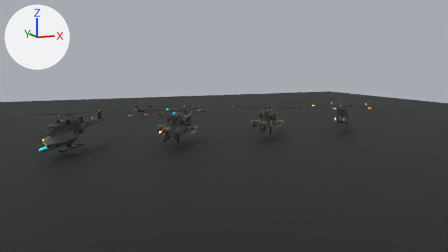
The Blender file Tools/PartForge/blend/Kit02.blend, before and after one commit.
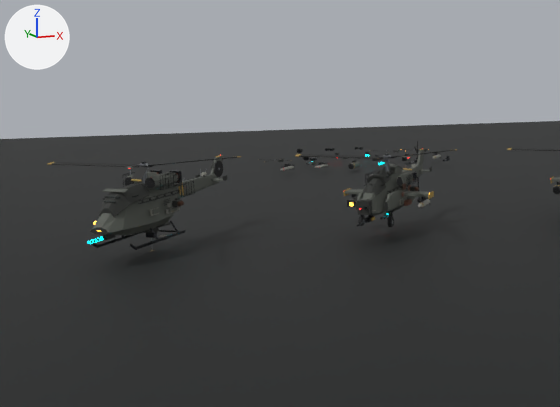
The first picture shows the older version from the file's camera 'PF Camera'. The close-ups show the older and then the newer version on the part from 0% to 57% of the width and 15% to 89% of the height of that picture. Only the edits that show in the close-ups are written down. The lights are fixed; the arrows at upper left show +X, +Y and +Z.

In view in the first close-up: 'PF Ground', 'Show_Assault', 'Show_Lifter', 'Show_Lifter_Nose0', 'Show_Lifter_Rotor0' and 14 more.
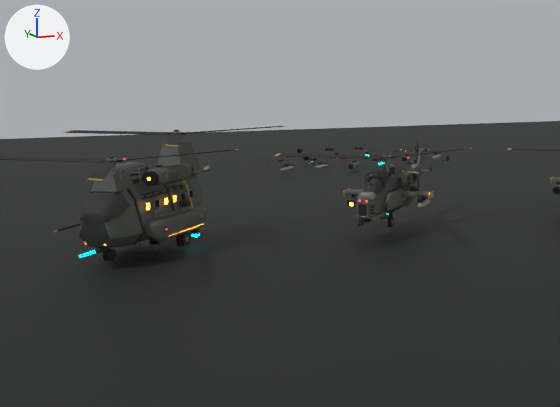
Changed parts and their boxes (x1, y1, x2, y2) in the close-ups (560 x 407 px; the box of a moved part takes in the faces that stretch with it):
```json
{"object": "Show_Lifter", "change": "reshaped", "before": [90, 155, 227, 250], "after": [53, 142, 210, 261], "on screen": "14% wider, 25% taller"}
{"object": "Show_Lifter_Rotor0", "change": "moved", "before": [47, 156, 241, 181], "after": [0, 149, 239, 181]}
{"object": "Show_Lifter_Rotor1", "change": "added", "after": [63, 126, 284, 147]}
{"object": "Show_Lifter_Nose0", "change": "moved", "before": [87, 235, 115, 244], "after": [79, 247, 108, 258]}
{"object": "Show_Lifter_Utility1", "change": "moved", "after": [191, 228, 201, 238], "on screen": "not visible before"}
{"part": 1, "of": "me_chassis_lifter", "change": "moved or reshaped", "after": [57, 224, 81, 232], "on screen": "not visible before"}
{"part": 2, "of": "me_chassis_lifter", "change": "moved or reshaped", "before": [147, 222, 173, 231], "on screen": "not visible afterwards"}
{"part": 3, "of": "me_chassis_lifter", "change": "moved or reshaped", "before": [152, 208, 159, 214], "after": [146, 202, 150, 210]}
{"part": 4, "of": "me_chassis_lifter", "change": "moved or reshaped", "before": [150, 207, 159, 216], "after": [155, 200, 159, 207]}
{"part": 5, "of": "me_chassis_lifter", "change": "moved or reshaped", "before": [172, 200, 182, 207], "after": [181, 193, 185, 200]}
{"part": 6, "of": "me_chassis_lifter", "change": "moved or reshaped", "before": [177, 201, 184, 206], "after": [164, 226, 168, 232]}
{"part": 7, "of": "me_chassis_lifter", "change": "rebuilt", "before": [90, 174, 219, 235], "after": [79, 175, 203, 248], "on screen": "19% taller"}
{"part": 8, "of": "me_chassis_lifter", "change": "deleted", "before": [91, 155, 227, 250]}
{"part": 9, "of": "me_chassis_lifter", "change": "built on", "before": [99, 172, 207, 232], "after": [53, 143, 210, 261]}
```

Scene script edits in JSON lines:
```json
{"block": "me_chassis_lifter", "where": "# used by ob_show_lifter; location = (-21.0, 0.0, 2.6); rotation_euler = (0.0, 0.0, -0.611), in degrees (0, 0, -35)"}
{"op": "remove", "block": "me_chassis_lifter", "code": "me_chassis_lifter.from_pydata(...)  # 4440 vertices, 4697 faces; spans x -1.62..1.55, y -4.23..8.6, z -1.78..2.29"}
{"op": "add", "block": "me_chassis_lifter", "code": "me_chassis_lifter.from_pydata(...)  # 6986 vertices, 7256 faces; spans x -2.37..2.24, y -6.2..7.1, z -2.97..3.65"}
{"block": "me_chassis_lifter", "change": "me_chassis_lifter part 1: the loose piece of 36 vertices spanning x -1.15..-1.09, y -2.2..1.5, z 0.57..0.63 is scaled about its middle by (-1.5, -0.485, 1.5), then moved by (0.04, -4.75, -0.85)"}
{"block": "me_chassis_lifter", "change": "me_chassis_lifter part 2: the loose piece of 24 vertices spanning x -0.63..0.63, y -0.9..1.5, z -1.2..-1.14 is scaled about its middle by (0.0709, 0.0161, 1), then moved by (0.18, -4.85, -0.01)"}
{"block": "me_chassis_lifter", "change": "me_chassis_lifter part 3: the loose piece of 24 vertices spanning x 1.1..1.14, y -1.13..-0.54, z -0.19..0.06 is scaled about its middle by (0.505, 0.53, 1.5), then moved by (0.39, -1.27, 0.5)"}
{"block": "me_chassis_lifter", "change": "me_chassis_lifter part 4: the loose piece of 24 vertices spanning x 1.04..1.1, y -1.28..-0.49, z -0.27..0.09 is scaled about its middle by (0.505, 0.396, 1.03), then moved by (0.44, -0.37, 0.53)"}
{"block": "me_chassis_lifter", "change": "me_chassis_lifter part 5: the loose piece of 24 vertices spanning x 1.08..1.38, y 0.85..1.35, z -0.12..0.22 is scaled about its middle by (0.0648, 0.632, 1.1), then moved by (0.28, 0.2, 0.39)"}
{"block": "me_chassis_lifter", "change": "me_chassis_lifter part 6: the loose piece of 60 vertices spanning x 1.27..1.55, y 0.9..1.3, z -0.09..0.18 is multiplied about its middle by the matrix ((0.0, -0.048, 0.0), (1.222, 0.0, 0.0), (0.0, 0.0, 1.222)), then moved by (0.79, -2.75, -0.91)"}
{"block": "me_chassis_lifter", "change": "me_chassis_lifter part 7: the loose piece of 142 vertices spanning x -1.05..1.05, y -4.2..7.8, z -1.15..1.15 is rebuilt with 114 vertices and now spans x -1.5..1.5, y -4.6..4.2, z -1.55..1.55"}
{"block": "me_chassis_lifter", "change": "me_chassis_lifter part 8: 114 loose pieces with 3130 vertices, spanning x -1.52..1.24, y -3.29..8.6, z -1.78..2.29, are deleted"}
{"block": "me_chassis_lifter", "change": "me_chassis_lifter part 9: 424 vertices removed from x -1.15..1.15, y -3.5..6.7, z -1.74..1.79; 6080 vertices added at x -2.37..2.21, y -6.2..7.1, z -2.97..3.65"}
{"block": "me_chassis_lifter", "change": "me_chassis_lifter part 10: the surface is now shaded smooth"}
{"block": "me_chassis_lifter", "change": "other edits to the shape of me_chassis_lifter do not show in these pictures"}
{"op": "set", "path": "ob_show_lifter_nose0.location", "old": "(0.0, -3.3, -0.69)", "new": "(0.0, -4.0, -1.24)"}
{"op": "set", "path": "ob_show_lifter_utility1.location", "old": "(0.63, 2.0, 0.184)", "new": "(1.82, 1.9, -1.518)"}
{"op": "set", "path": "ob_show_lifter_rotor0.location", "old": "(0.0, 0.0, 2.144)", "new": "(0.0, -2.8, 2.75)"}
{"op": "add", "block": "ob_show_lifter_rotor1", "code": ["ob_show_lifter_rotor1 = bpy.data.objects.new('Show_Lifter_Rotor1', me_rotor_heavylift)", "ob_show_lifter_rotor1.parent = ob_show_lifter", "ob_show_lifter_rotor1.location = (0.0, 3.4, 3.65)"]}
```
